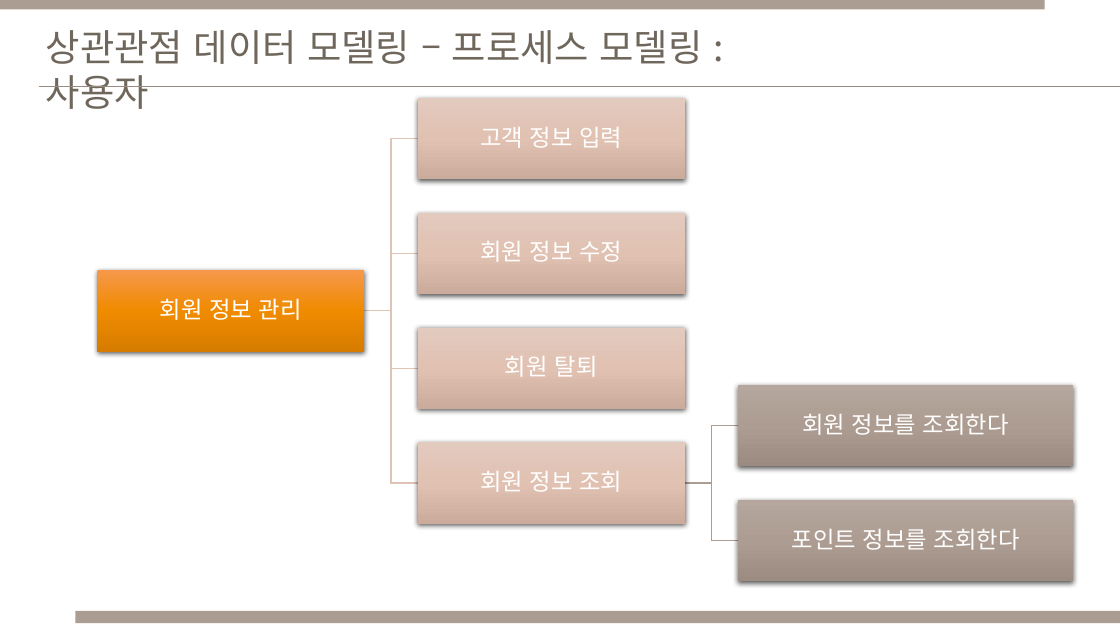
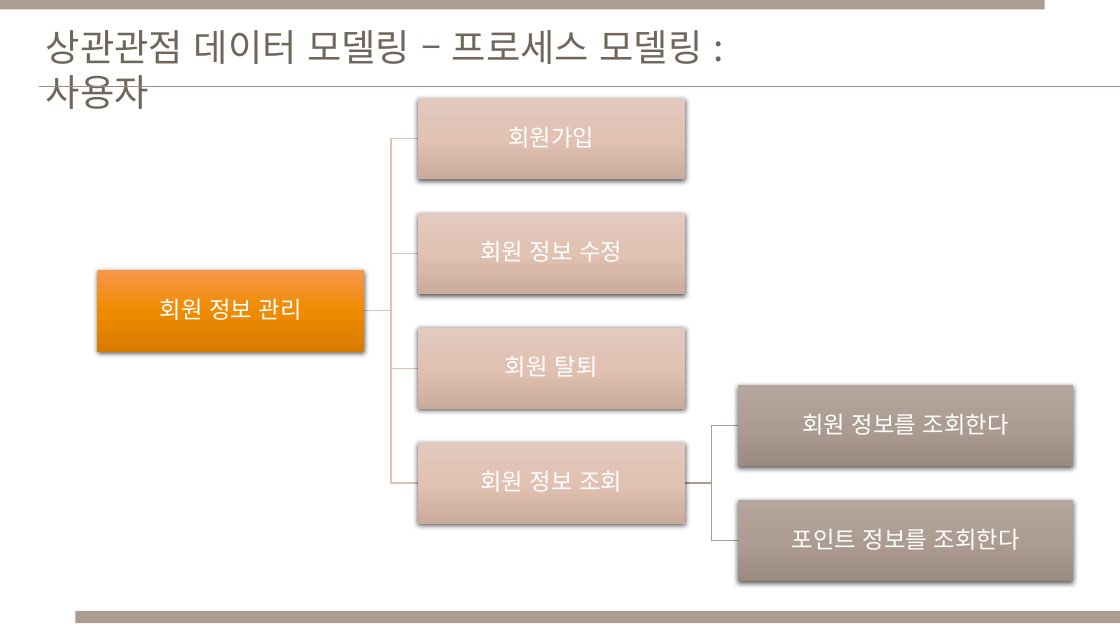
Before and after one commit to Cinema-System/My-Cinema, a slide deck: slide 14 of 중간발표/데이터베이스설계_중간발표_DEJH_모델링별.pptx. Drawn at 1120x630 pixels with LibreOffice and Linux fonts; fonts in the diff are those of the drawing. Boxes give left, top, right and bottom in pixels: in the first picture for what was removed or moved away, otherwise in the second. Text is boxed around its words. In the diff, an @@ line names an element or a change of style, - is before the commit and + after.

Commit message:
대본 정보 update

```diff
--- a/중간발표/데이터베이스설계_중간발표_DEJH_모델링별.pptx
+++ b/중간발표/데이터베이스설계_중간발표_DEJH_모델링별.pptx
@@ text at <box>508,127,594,148</box>: text changed @@
-고객 정보 입력
+회원가입
```
Also in this commit, not shown: 3 other slides changed, 2 other files.
